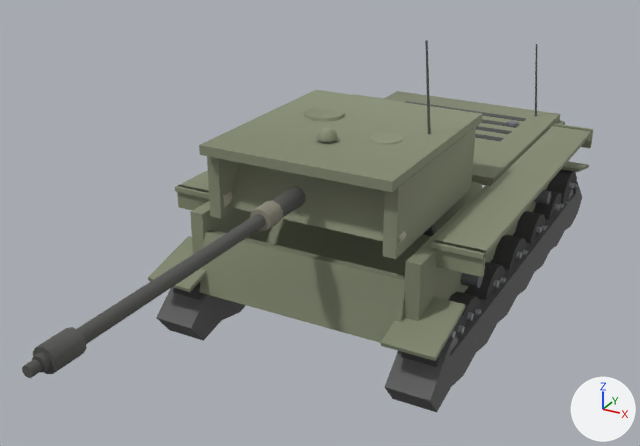
The glTF model client/assets/models/su85.glb: old version first, new version second.
Before and after are seen from a 50 mm lens placed at (4.75, -11.1, 6.09), pointed at (-0.18, -2.15, 1.61). Every picture has the same lights, and +X, +Y and +Z are marked at lower right. The first picture is the older version. Where no turn or scale is listed for an object, it has been applied to the vertices. Vertices at exactly the same position are counted once.

Script lines for the objects in view, before the commit:
```python
me_mesh_20 = bpy.data.meshes.new('Mesh_20')
me_mesh_20.from_pydata(...)  # 8 vertices, 12 faces; spans x -1.22..1.22, y -2.85..-2.25, z 1.8..2.66
me_mesh_20.materials.append(mat_mantlet_mat)
me_mesh_21 = bpy.data.meshes.new('Mesh_21')
me_mesh_21.from_pydata(...)  # a box spanning x -1.24..-1.08, y -3.0..-0.6, z 1.8..2.65; a box spanning x 1.08..1.24, y -3.0..-0.6, z 1.8..2.65
me_mesh_21.materials.append(mat_turretside_mat)
me_mesh_22 = bpy.data.meshes.new('Mesh_22')
me_mesh_22.from_pydata(...)  # 105 vertices, 184 faces; spans x -1.23..1.23, y -3.15..-0.35, z 2.61..3.9
me_mesh_22.materials.append(mat_turretroof_mat)
me_mesh_23 = bpy.data.meshes.new('Mesh_23')
me_mesh_23.from_pydata(...)  # 120 vertices, 200 faces; spans x -0.13..0.13, y -4.07..0.04, z -0.14..0.14
me_mesh_23.materials.append(mat_barrel_mat)
me_mesh_9 = bpy.data.meshes.new('Mesh_9')
me_mesh_9.from_pydata(...)  # 148 vertices, 248 faces; spans x -0.24..0.24, y -0.437..0.437, z -0.437..0.437
me_mesh_9.materials.append(mat_wheel9_mat)
ob_barrel = bpy.data.objects.new('barrel', me_mesh_23)
ob_barrel.location = (0.0, -3.05, 2.32)
ob_mantlet = bpy.data.objects.new('mantlet', me_mesh_20)
ob_mantlet.location = (0.0, 0.0, 0.0)
ob_turretroof = bpy.data.objects.new('turretRoof', me_mesh_22)
ob_turretroof.location = (0.0, 0.0, 0.0)
ob_turretside = bpy.data.objects.new('turretSide', me_mesh_21)
ob_turretside.location = (0.0, 0.0, 0.0)
ob_wheel9 = bpy.data.objects.new('wheel9', me_mesh_9)
ob_wheel9.location = (1.61, 0.0, 0.51)
# also in view: 'wheel8' at (1.61, 0.98, 0.51); 'wheel11' at (1.61, -1.95, 0.51); 'hullSide' at (0.0, 0.0, 1.43); 'lowerPlate' at (0.0, -2.97, 1.15); 'hullTop' at (0.0, 1.32, 1.88)
```
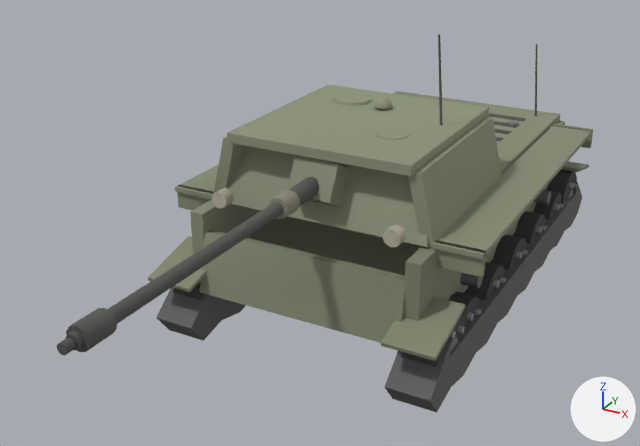
Diff of the bpy script that builds the scene:
```diff
--- a/client/assets/models/su85.glb.py
+++ b/client/assets/models/su85.glb.py
@@ me_mesh_20 @@
 # used by ob_mantlet; location = (0.0, 0.0, 0.0)
-me_mesh_20.from_pydata(...)  # 8 vertices, 12 faces; spans x -1.22..1.22, y -2.85..-2.25, z 1.8..2.66
+me_mesh_20.from_pydata(...)  # 16 vertices, 24 faces; spans x -1.45..1.45, y -2.78..-2.08, z 1.77..2.61
+# me_mesh_20 part 1: 8 vertices removed from x -1.22..1.22, y -2.85..-2.25, z 1.8..2.66; 8 vertices added at x -1.45..1.45, y -2.61..-2.08, z 1.77..2.58
+# me_mesh_20 part 2: 8 vertices added at x -0.29..0.29, y -2.78..-2.22, z 2.02..2.61
 me_mesh_20.materials.append(mat_mantlet_mat)
@@ me_mesh_21 @@
 # used by ob_turretside; location = (0.0, 0.0, 0.0)
-me_mesh_21.from_pydata(...)  # 16 vertices, 24 faces; spans x -1.24..1.24, y -3.0..-0.6, z 1.8..2.65
+me_mesh_21.from_pydata(...)  # 24 vertices, 36 faces; spans x -1.52..1.52, y -2.55..-0.08, z 1.79..2.67
+# me_mesh_21 part 3: the whole mesh is rebuilt
 me_mesh_21.materials.append(mat_turretside_mat)
@@ me_mesh_22 @@
 # used by ob_turretroof; location = (0.0, 0.0, 0.0)
-me_mesh_22.from_pydata(...)  # 105 vertices, 184 faces; spans x -1.23..1.23, y -3.15..-0.35, z 2.61..3.9
+me_mesh_22.from_pydata(...)  # 105 vertices, 184 faces; spans x -1.21..1.21, y -2.61..-0.03, z 2.61..3.9
+# me_mesh_22 part 4: the loose piece of 8 vertices spanning x -1.23..1.23, y -3.15..-0.35, z 2.64..2.77 is scaled about its middle by (0.983, 0.921, 1), then moved by (0.0, 0.43, 0.0)
+# me_mesh_22 part 5: the loose piece of 22 vertices spanning x -0.79..-0.26, y -1.68..-1.12, z 2.74..2.81 is moved by (0.0, 0.8, 0.0)
+# me_mesh_22 part 6: the loose piece of 41 vertices spanning x -0.13..0.13, y -2.43..-2.17, z 2.8..2.92 is moved by (0.0, 1.55, 0.0)
+# me_mesh_22 part 7: the loose piece of 12 vertices spanning x 0.88..0.98, y -1.57..-1.43, z 2.61..3.9 is moved by (0.0, 0.39, 0.0)
+# other edits to the shape of me_mesh_22 do not show in these pictures
 me_mesh_22.materials.append(mat_turretroof_mat)
@@ ob_barrel @@
 ob_barrel = bpy.data.objects.new('barrel', me_mesh_23)
-ob_barrel.location = (0.0, -3.05, 2.32)
+ob_barrel.location = (0.0, -2.68, 2.32)
```

Pixel boxes [x1, y1, x2, y2] of what changed, in the pictures (640 x 446 px; the box of a moved part takes in the faces that stretch with it):
'turretRoof', reshaped (7% narrower, 7% shorter)
    before: [199, 40, 482, 192]
    after: [227, 34, 489, 176]
'mantlet', reshaped
    before: [228, 162, 385, 242]
    after: [227, 146, 429, 248]
'turretSide', reshaped (7% wider)
    before: [207, 127, 476, 259]
    after: [214, 116, 502, 248]
'barrel', moved
    before: [22, 186, 306, 378]
    after: [57, 176, 319, 355]
part 1 of me_mesh_20, moved or reshaped
    before: [228, 162, 385, 242]
    after: [227, 146, 429, 248]
part 2 of me_mesh_20, added
    after: [287, 156, 349, 207]
part 4 of me_mesh_22, moved or reshaped
    before: [199, 90, 482, 192]
    after: [227, 85, 489, 176]
part 5 of me_mesh_22, moved or reshaped
    before: [304, 107, 346, 122]
    after: [333, 92, 373, 106]
part 6 of me_mesh_22, moved or reshaped
    before: [316, 127, 338, 142]
    after: [374, 96, 392, 109]
part 7 of me_mesh_22, moved or reshaped
    before: [425, 40, 431, 134]
    after: [438, 34, 443, 126]
